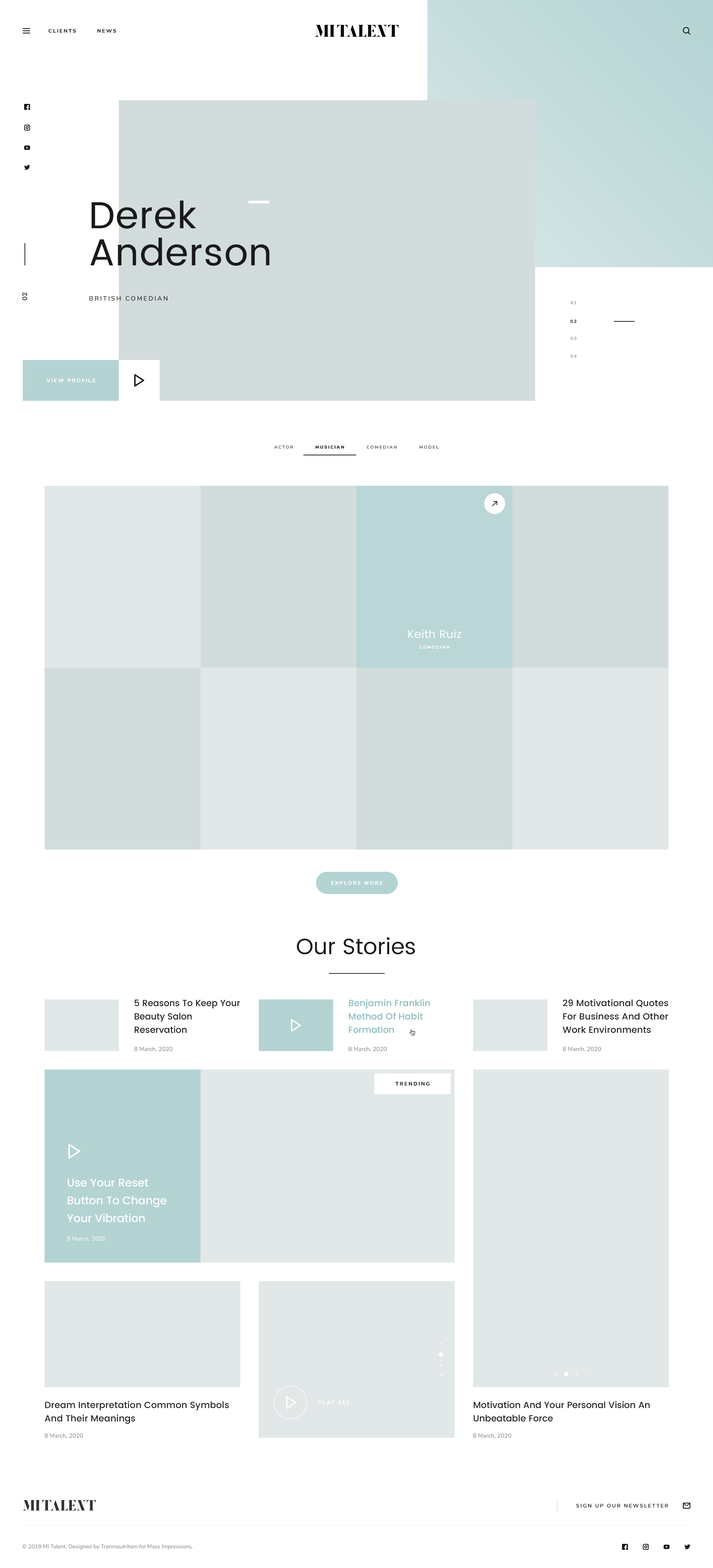
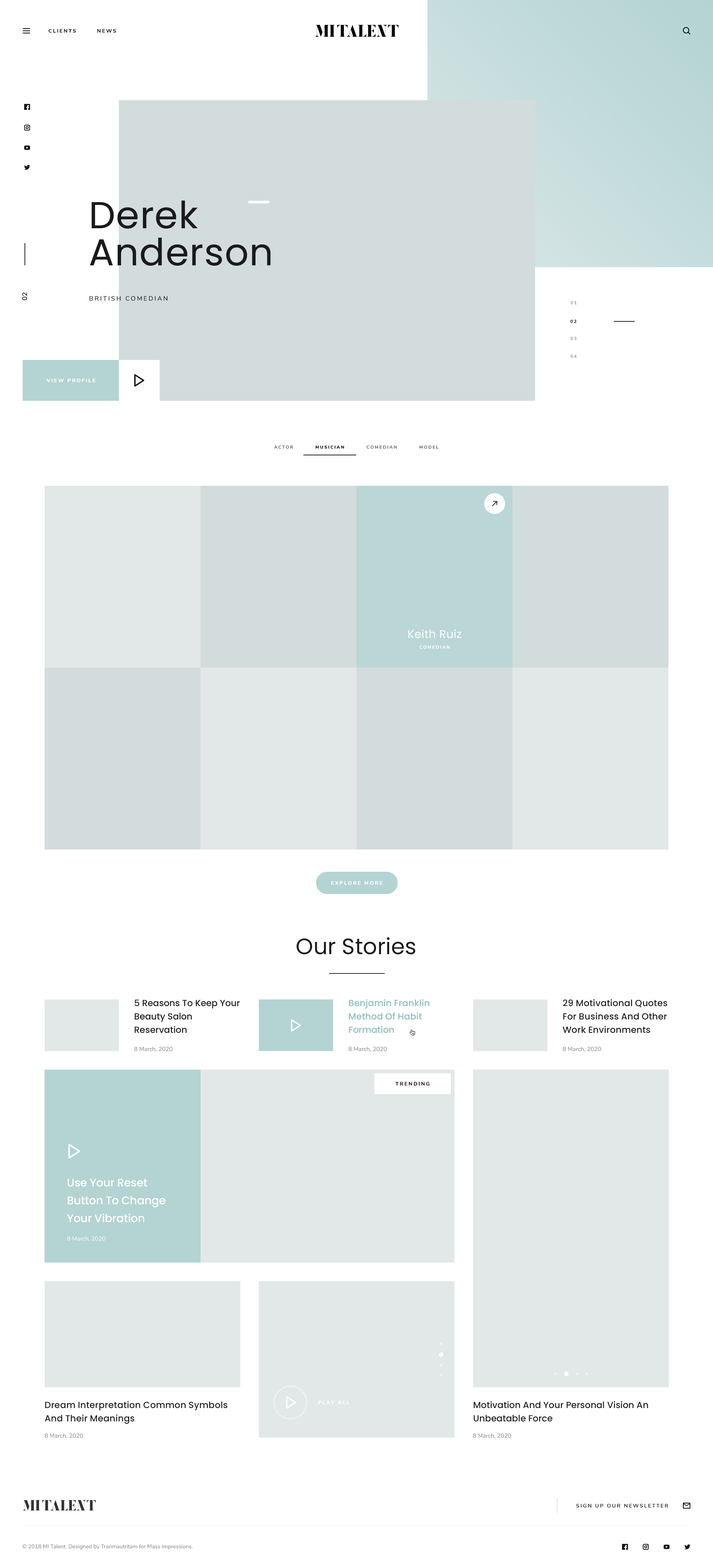
Revision of a layered 713 × 1568 image; what changed, layer by layer:
painted on "Motivation And Your Personal Vision An Unbeatable Force" over [473, 1400, 650, 1422]
painted on "Dream Interpretation Common Symbols And Their Meanings" over [46, 1400, 229, 1425]
painted on "Use Your Reset Button To Change Your Vibration" over [67, 1178, 167, 1223]
unmasked "Put your image here copy" over [67, 1178, 167, 1223]
painted on "29 Motivational Quotes For Business And Other Work Environments" over [562, 999, 668, 1034]
painted on "Benjamin Franklin Method Of Habit Formation" over [349, 999, 430, 1034]
painted on "5 Reasons To Keep Your Beauty Salon Reservation" over [134, 999, 240, 1034]
painted on "Our Stories" over [296, 937, 416, 955]
painted on "Keith Ruiz" over [407, 629, 461, 639]
unmasked "Overlay" over [407, 629, 461, 639]
unmasked "Put your image here" (2nd of 2, in "TALENT" › "Image Grid" › "Hover style" › "img_bg") over [407, 629, 461, 639]
unmasked "bg" (1st of 4, in "TALENT" › "Background") over [407, 629, 461, 639]
painted on "Derek Anderson" over [89, 200, 271, 266]
painted on "02" (1st of 2, in "HEADER" › "Slide number") over [21, 292, 28, 301]
unmasked "put your image here" over [118, 200, 271, 266]
unmasked "bg" (4th of 4, in "HEADER") over [21, 200, 271, 301]
